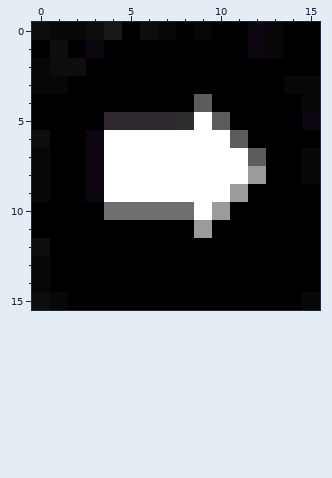
Pixel-art sprite -- assets/images/rightarrow.png. The picture above is the old version.
The file is 16x16 pixels. Colours within 5 levels of each other are drawn and written as one.
New version:
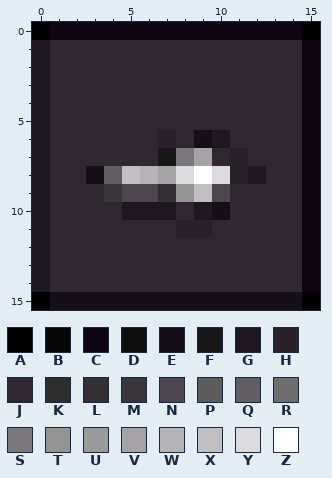
Palette (. is transparent): A #000000  B #070707  C #0d050f  D #0d0d0d  E #170f18  F #171717  G #201821  H #2a222b  J #2f2830  K #2e2e2e  L #332f34fe  M #3a343b  N #4d464efe  P #5c5c5c  Q #625d62fe  R #6e6e6e  S #7b777c  T #959495fe  U #9b9b9b  V #a5a3a6  W #b5b3b6fe  X #c0bec1fe  Y #dbdadcfe  Z #ffffff
Diff:
Changed rows in their new state; - is an unchanged pixel.
first column x 0:
 0 ACCCCCCCCCCC-CC-
 1 GJJJJJJJJJJJJJJC
 2 GJJJJJJJJJJJJJJC
 3 GJJJJJJJJJJJJJJC
 4 GJJJJJJJJJJJJJJC
 5 GJJJ----JJJJJJJ-
 6 GJJJJJJHJEGJJJJC
 7 GJJJJJJFSVJHJJJC
 8 GJJEQXWVY-YHGJJC
 9 GJJJMNNLTXNJJJJC
10 GJJJJGGGJGEJJJJC
11 GJJJJJJJHHJJJJJC
12 GJJJJJJJJJJJJJJC
13 GJJJJJJJJJJJJJJC
14 GJJJJJJJJJJJJJJC
15 AEEEEEEEEEEEEEEA
Changed places in both pictures, as pixel boxes (x1, y1, x2, y2):
changed: (32, 22, 320, 310)
